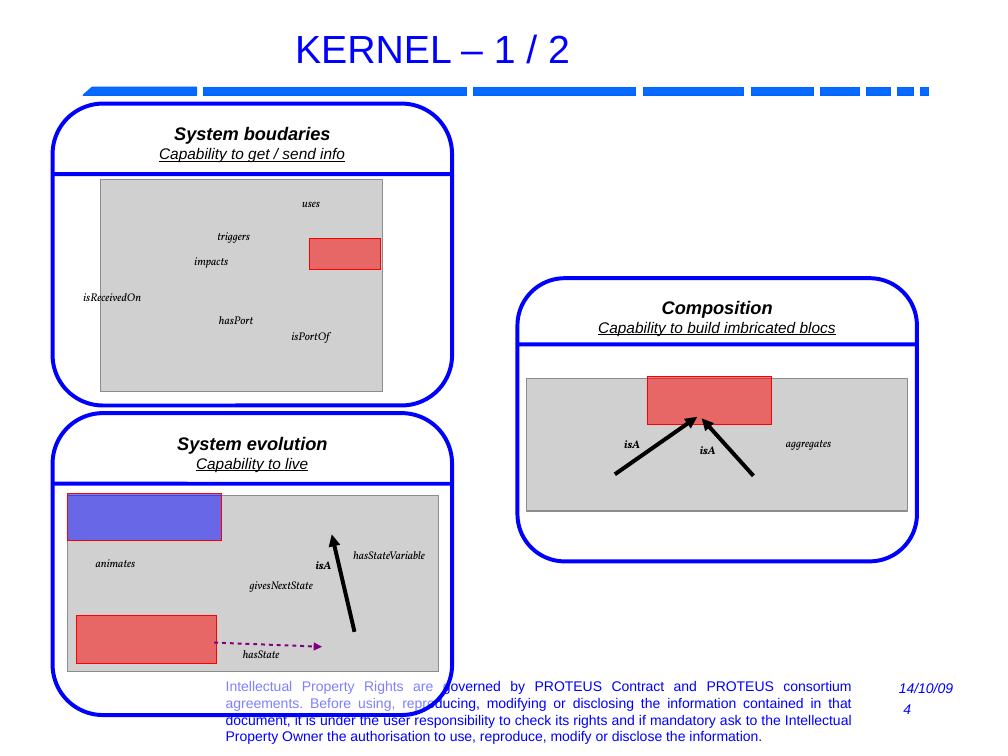
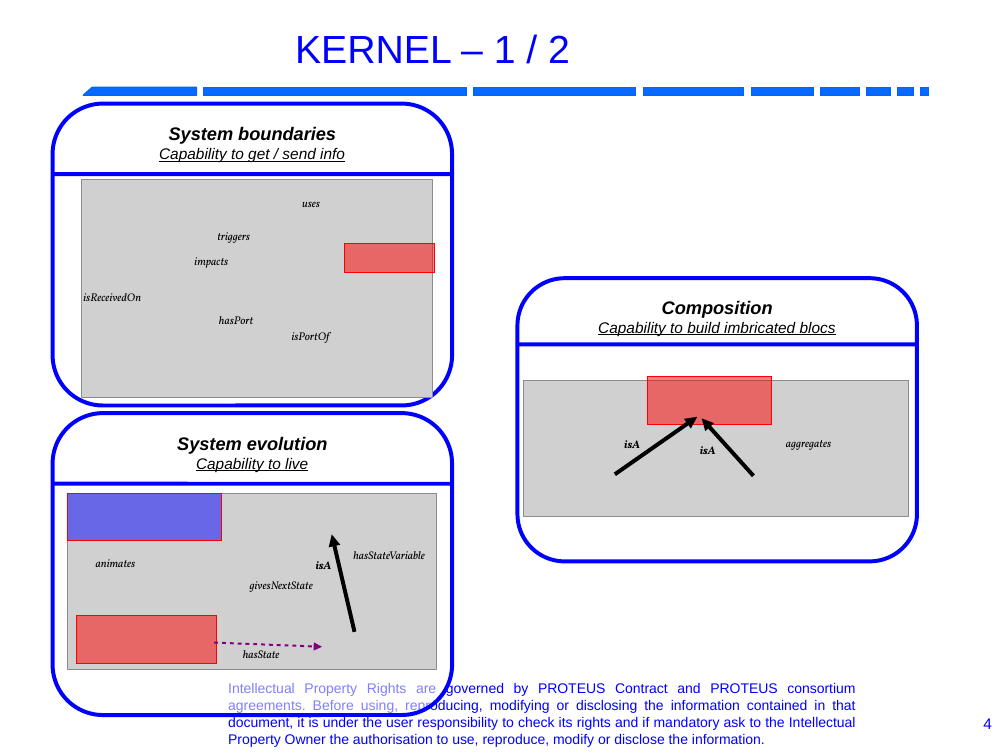
Before and after one commit to RobotML/RobotML, a slide deck: slide 4 of Ontologies/ORA/Meetings/20131103-IROS-Tokyo/R4.1.6-P5.9-ARoboticOntology.odp. Drawn at 1008x756 pixels with LibreOffice and Linux fonts; fonts in the diff are those of the drawing; grey boxes stand for pictures; background and template pictures are left out. Boxes give left, top, right and bottom in pixels: in the first picture for what was removed or moved away, otherwise in the second. Text is boxed around its words. In the diff, an @@ line names an element or a change of style, - is before the commit and + after.

Commit message:
work session to adapt presentation to mac before presentation addition of pdf file for safety

```diff
--- a/Ontologies/ORA/Meetings/20131103-IROS-Tokyo/R4.1.6-P5.9-ARoboticOntology.odp
+++ b/Ontologies/ORA/Meetings/20131103-IROS-Tokyo/R4.1.6-P5.9-ARoboticOntology.odp
@@ text in rounded rectangle at [169,126,336,144]: text changed @@
-System boudaries
+System boundaries
@@ picture: place and size @@
-picture at [101,179,383,392]
+picture at [82,179,432,398]
@@ rectangle: place and size @@
-rectangle at [309,239,380,269]
+rectangle at [345,243,434,272]
@@ picture: place and size @@
-picture at [526,378,907,511]
+picture at [524,380,908,517]
@@ text "Intellectual Property Rights are governed ...": place and size @@
-text "Intellectual Property Rights are governed ..." at [226,680,852,744]
+text "Intellectual Property Rights are governed ..." at [228,682,856,747]
@@ text removed at [899,683,953,693] @@
-14/10/09
@@ page number removed at [903,704,911,714] @@
-4
@@ page number added at [983,718,992,729], 11 pt, text #0000FF @@
+4
```
Also in this commit, not shown: 9 other slides changed, 16 slides removed, 1 other file.
